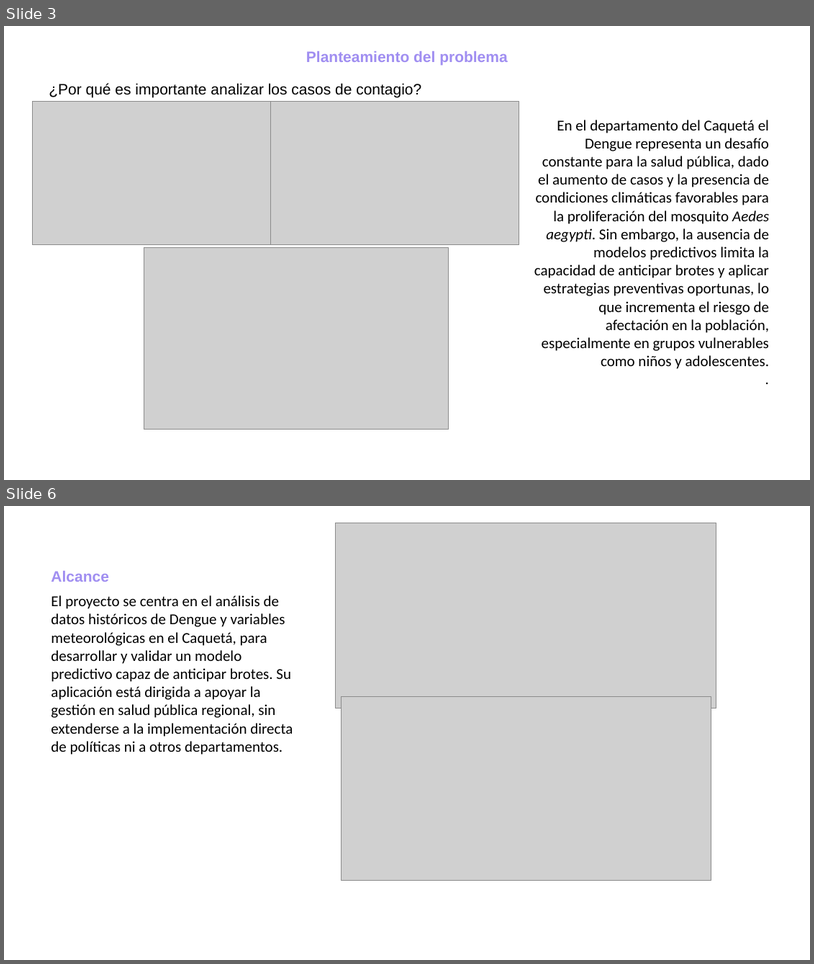
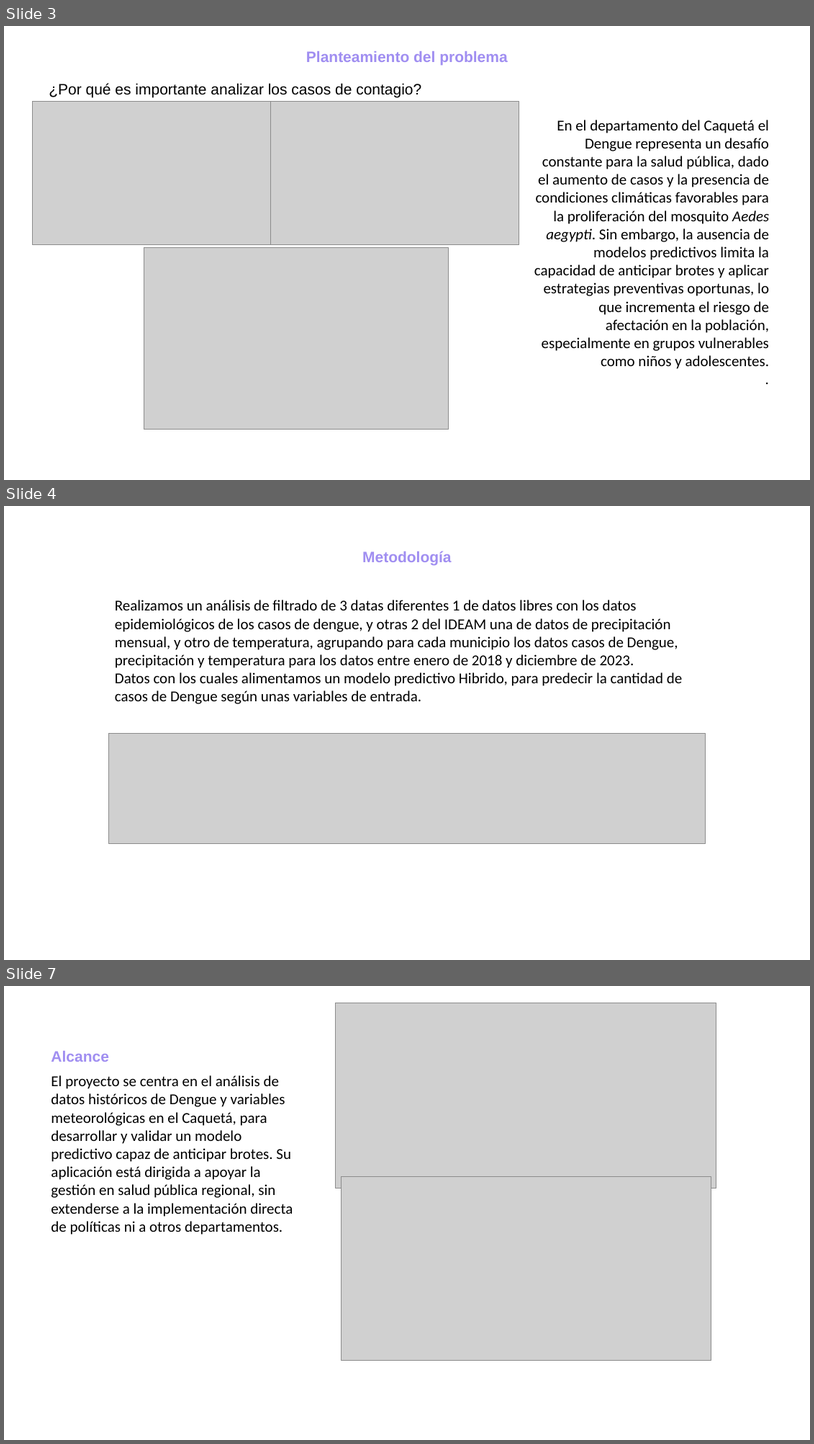
Before and after one commit to Musiconauta24/Proyecto_Curso_IA, a slide deck: Docuemtos_base/proyecto final.pptx. Shown one above the other, each under a label of ours: slides 3 and 6 before the commit, slides 3, 4 and 7 after it; the slides between them are not shown. The pictures are 814x964 and 814x1444 pixels, drawn with LibreOffice and Linux fonts; fonts in the diff are those of the drawing; grey boxes stand for pictures; background and template pictures are left out. Boxes give left, top, right and bottom in pixels: in the first picture for what was removed or moved away, otherwise in the second. Text is boxed around its words. In the diff, an @@ line names an element or a change of style, - is before the commit and + after.

```diff
--- a/Docuemtos_base/proyecto final.pptx
+++ b/Docuemtos_base/proyecto final.pptx
@@ slide 4 added at bbox=[4, 506, 810, 960], background picture (left out) @@
@@ text added at bbox=[363, 551, 451, 566], 18 pt, text #A08EF1, bold @@
+Metodología
@@ text added at bbox=[115, 600, 682, 704], 18 pt, text #000000 @@
+Realizamos un análisis de filtrado de 3 datas diferentes 1 de datos libres con los datos epidemiológicos de los casos de dengue, y otras 2 del IDEAM una de datos de precipitación mensual, y otro de temperatura, agrupando para cada municipio los datos casos de Dengue, precipitación y temperatura para los datos entre enero de 2018 y diciembre de 2023.
+Datos con los cuales alimentamos un modelo predictivo Hibrido, para predecir la cantidad de casos de Dengue según unas variables de entrada.
@@ picture added at bbox=[108, 733, 706, 843] @@
@@ what was slide 6 is now slide 7 @@
```
Also in this commit, not shown: 2 slides changed.
